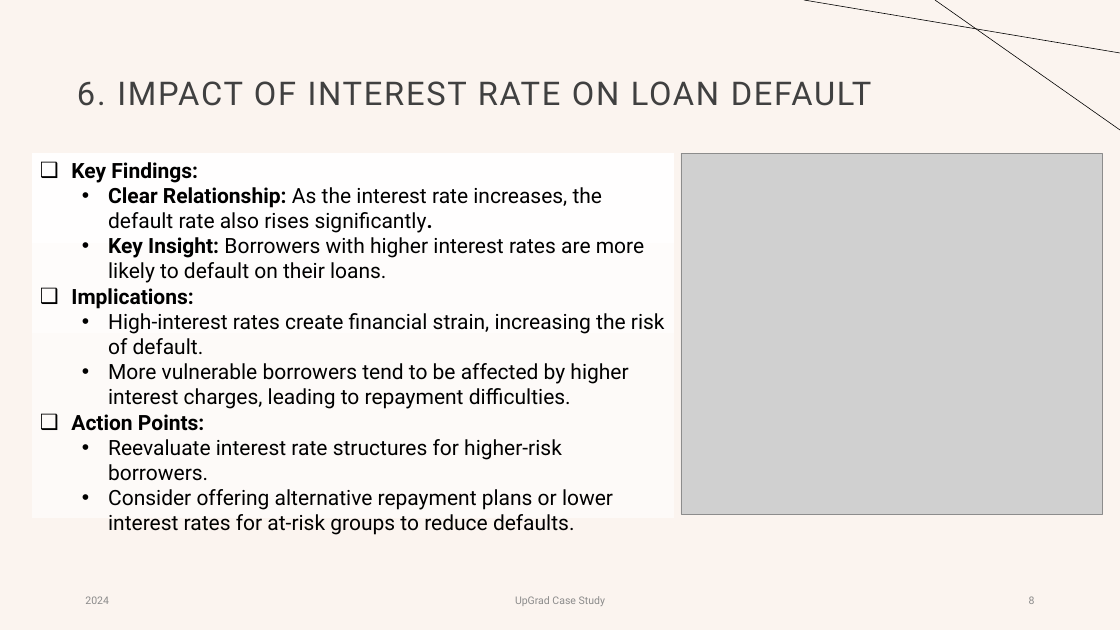
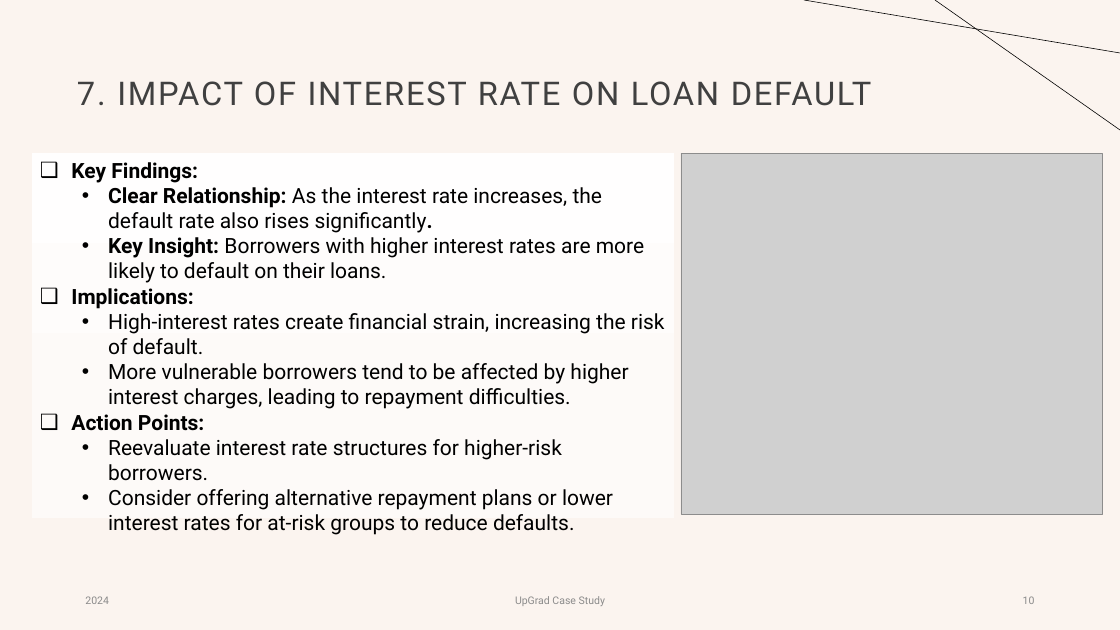
Before and after one commit to gowthambavireddy/LendingClubPratice, a slide deck: slide 10 of Lending Club Case study.pptx (slide 8 before the commit). Drawn at 1120x630 pixels with LibreOffice and Linux fonts; fonts in the diff are those of the drawing; grey boxes stand for pictures. Boxes give left, top, right and bottom in pixels: in the first picture for what was removed or moved away, otherwise in the second. Text is boxed around its words. In the diff, an @@ line names an element or a change of style, - is before the commit and + after.

```diff
--- a/Lending Club Case study.pptx
+++ b/Lending Club Case study.pptx
@@ title at (x1=77, y1=81, x2=872, y2=106): text changed @@
-6. IMPACT OF INTEREST RATE ON LOAN DEFAULT
+7. IMPACT OF INTEREST RATE ON LOAN DEFAULT
@@ page number at (x1=1023, y1=596, x2=1035, y2=604): text changed @@
-8
+10
```
Also in this commit, not shown: 9 other slides changed, 6 slides added.
